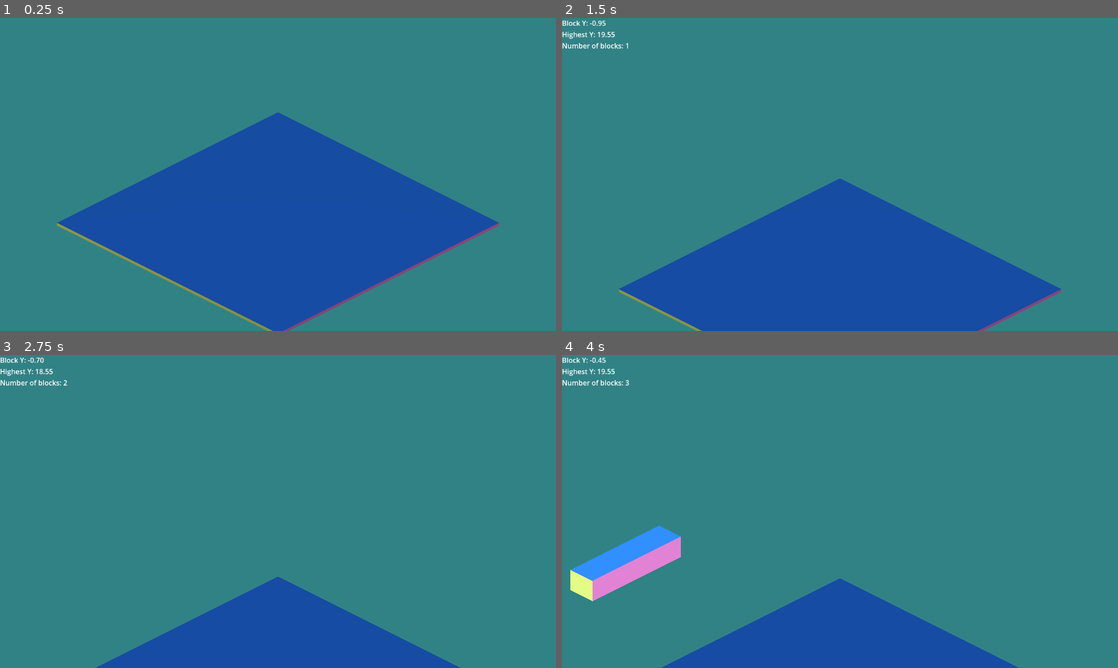
Above: before the commit, frames 1-4 (two rows, left to right).
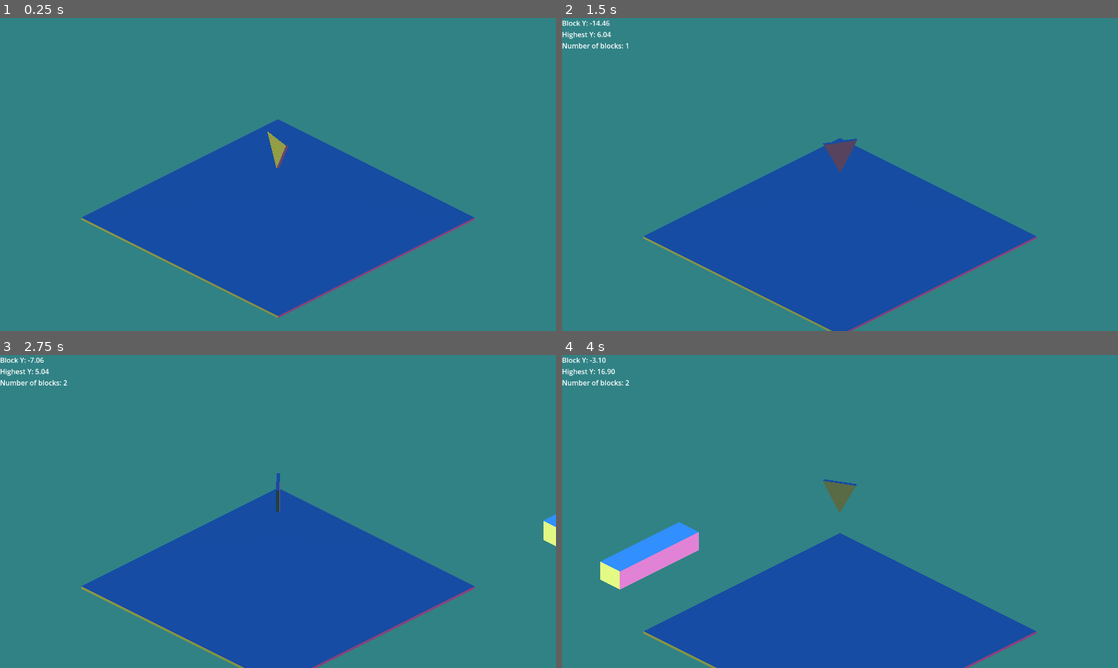
Above: after the commit, the same moments.

Repository: dream-team-reborn/godot-wild-jam-73
Game: Godot game, scene res://scenes/game.tscn
Same seed, same stepped clock (60 frames per second), same inputs: the game is played once before the commit and once after it.
Inputs (mouse positions are in pixels of both pictures, inside the frame that each line leads up to):
- Up to frame 1 (0.25 s): no input
- Up to frame 2 (1.5 s): move the mouse to (962, 158) at 0.52 s; hold Right (move_right) 0.53-1.25 s; hold Space (confirm) 0.53-1.25 s; click (962, 158) at 0.67 s; drag from (728, 190) to (812, 237) at 1.27 s
- Up to frame 3 (2.75 s): move the mouse to (333, 442) at 2.02 s; hold Right (move_right) from 2.03 s (still down); hold Space (confirm) from 2.03 s (still down)
- Up to frame 4 (4 s): release Right (move_right) at 2.75 s; release Space (confirm) at 2.75 s; drag from (812, 574) to (673, 464) at 2.77 s; move the mouse to (1006, 558) at 3.52 s; hold Left (move_left) from 3.53 s (still down); hold Space (confirm) from 3.53 s (still down)

The runs differ from the first frame. In frame 1, 6.7% of the frame differs, in the area x 10-90%, y 30-100%; in frame 2, 17%; in frame 3, 19%, in the area x 5-100%, y 0-100%; in frame 4, 12%.

Commit message:
spawner with mesh that follows camera movement, no flying box bug lol

Diff:
--- a/resources/module_i.tscn
+++ /dev/null
@@ -1,24 +0,0 @@
-[gd_scene load_steps=4 format=3 uid="uid://b307vbyiw23qp"]
-
-[ext_resource type="Script" path="res://scripts/module.gd" id="1_w2jti"]
-[ext_resource type="ArrayMesh" uid="uid://buydc8gabjbfd" path="res://resources/module_i.res" id="2_e1sca"]
-
-[sub_resource type="CylinderShape3D" id="CylinderShape3D_ysy5i"]
-radius = 2.0
-
-[node name="Module" type="RigidBody3D"]
-collision_layer = 2
-collision_mask = 3
-mass = 1000.0
-freeze_mode = 1
-contact_monitor = true
-max_contacts_reported = 2
-script = ExtResource("1_w2jti")
-
-[node name="CollisionShape3D" type="CollisionShape3D" parent="."]
-shape = SubResource("CylinderShape3D_ysy5i")
-
-[node name="MeshInstance3D" type="MeshInstance3D" parent="."]
-mesh = ExtResource("2_e1sca")
-
-[connection signal="body_entered" from="." to="." method="_on_body_entered"]
--- a/scenes/game.tscn
+++ b/scenes/game.tscn
@@ -7,6 +7,7 @@
 [ext_resource type="Script" path="res://scenes/game_manager.gd" id="4_3nxp3"]
 [ext_resource type="Script" path="res://scenes/debug_text_update.gd" id="5_qtm6v"]
 [ext_resource type="Script" path="res://scripts/module_spawner_inspector.gd" id="6_8mp6j"]
+[ext_resource type="Script" path="res://scenes/spawn_point_mesh.gd" id="6_08ya2"]
 
 [sub_resource type="Environment" id="Environment_g8yu1"]
 background_mode = 1
@@ -17,6 +18,9 @@
 
 [sub_resource type="Compositor" id="Compositor_3uttq"]
 
+[sub_resource type="PrismMesh" id="PrismMesh_r4qbm"]
+size = Vector3(1, 1, 0.1)
+
 [sub_resource type="BoxShape3D" id="BoxShape3D_bmdca"]
 size = Vector3(100, 1, 100)
 
@@ -26,6 +30,17 @@
 [sub_resource type="LabelSettings" id="LabelSettings_gohhe"]
 
 [node name="Game" type="Node3D"]
+
+[node name="ModuleSpawner" type="Node3D" parent="."]
+transform = Transform3D(1, 0, 2.98023e-08, 0, 1, 0, 2.98023e-08, 0, 1, 0, 20, 0)
+script = ExtResource("1_3ofxf")
+
+[node name="BlockFactory" parent="ModuleSpawner" instance=ExtResource("3_eu714")]
+unique_name_in_owner = true
+transform = Transform3D(1, 0, 0, 0, 1, 0, 0, 0, 1, 0, -7, 0)
+
+[node name="Inspector" type="Node" parent="ModuleSpawner"]
+script = ExtResource("6_8mp6j")
 
 [node name="InputHandler" type="Node" parent="."]
 script = ExtResource("2_4aiat")
@@ -51,8 +66,15 @@
 unique_name_in_owner = true
 transform = Transform3D(0.707107, -0.353553, 0.612372, 0, 0.866025, 0.5, -0.707107, -0.353553, 0.612372, 40, 40, 40)
 projection = 1
-size = 40.0
+size = 45.0
 script = ExtResource("2_xnbdw")
+
+[node name="SpawnerMesh" type="MeshInstance3D" parent="Camera3D"]
+unique_name_in_owner = true
+transform = Transform3D(-5, 4.37114e-07, 0, -3.57628e-07, -4.33013, -2.5, -2.38419e-07, -2.5, 4.33013, 0, 15.2939, -56.4898)
+mesh = SubResource("PrismMesh_r4qbm")
+skeleton = NodePath("../../ModuleSpawner")
+script = ExtResource("6_08ya2")
 
 [node name="Floor" type="StaticBody3D" parent="."]
 transform = Transform3D(0.4, 0, 0, 0, 0.4, 0, 0, 0, 0.4, 0, 0, 0)
@@ -65,17 +87,6 @@
 [node name="MeshInstance3D" type="MeshInstance3D" parent="Floor"]
 layers = 3
 mesh = SubResource("BoxMesh_sf87x")
-
-[node name="ModuleSpawner" type="Node3D" parent="."]
-transform = Transform3D(1, 0, 0, 0, 1, 0, 0, 0, 1, 0, 20, 0)
-script = ExtResource("1_3ofxf")
-
-[node name="BlockFactory" parent="ModuleSpawner" instance=ExtResource("3_eu714")]
-unique_name_in_owner = true
-transform = Transform3D(1, 0, 0, 0, 1, 0, 0, 0, 1, 0, -7, 0)
-
-[node name="Inspector" type="Node" parent="ModuleSpawner"]
-script = ExtResource("6_8mp6j")
 
 [node name="GameManager" type="Node" parent="."]
 unique_name_in_owner = true
--- /dev/null
+++ b/scenes/spawn_point_mesh.gd
@@ -0,0 +1,10 @@
+extends MeshInstance3D
+
+var angular_velocity: Vector3 = Vector3(0, 4, 0)
+
+var time = 0
+
+func _process(delta: float) -> void:
+	time += delta
+	rotate_object_local(angular_velocity.normalized(), angular_velocity.length() * delta)
+	position.y = (cos(5.5 * (time + delta)) + 1) + 2
--- a/scripts/module.gd
+++ b/scripts/module.gd
@@ -16,9 +16,10 @@
 func _ready() -> void:
 	pass
 
-func setup():
+func setup(initial_position: Vector3):
 	GlobalEventBus.connect("move", _on_move)
 
+	global_position = initial_position
 	_setup_shape(block)
 	change_state(State.FALLING)
 	set_collision_layer_value(LAYER_MODULE, true)
--- a/scripts/module_spawner.gd
+++ b/scripts/module_spawner.gd
@@ -3,6 +3,7 @@
 var module_scene = preload("res://scenes/game_prefabs/module.tscn")
 
 var last_spawned
+const POSITION_OFFSET = Vector3(0, -7, 0)
 
 # Called when the node enters the scene tree for the first time.
 func _ready() -> void:
@@ -24,4 +25,4 @@
 
 	last_spawned = module_instance
 
-	module_instance.setup()
+	module_instance.setup(%SpawnerMesh.global_position + POSITION_OFFSET)
Not shown: 1 places in scenes/game.tscn that only renumber resources
